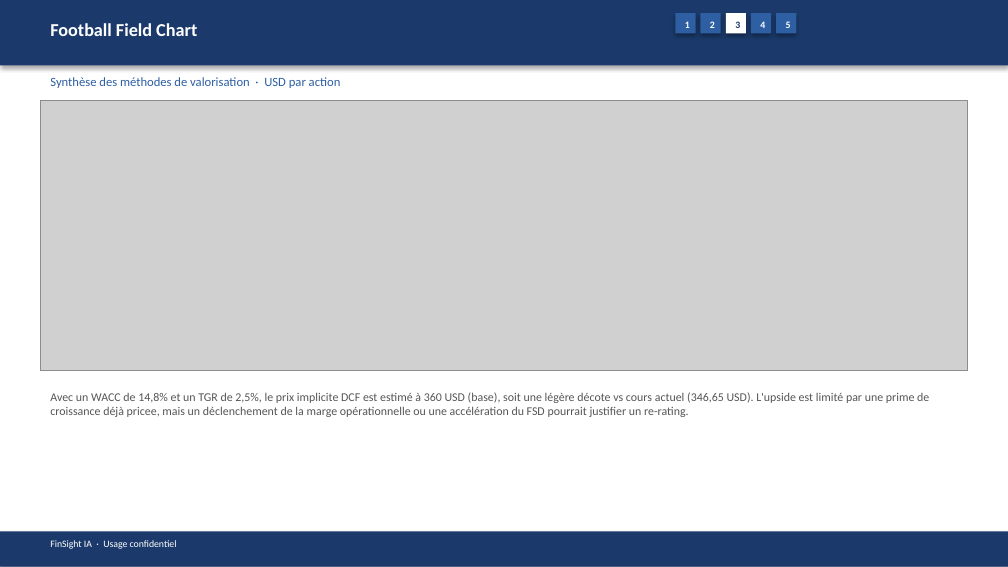
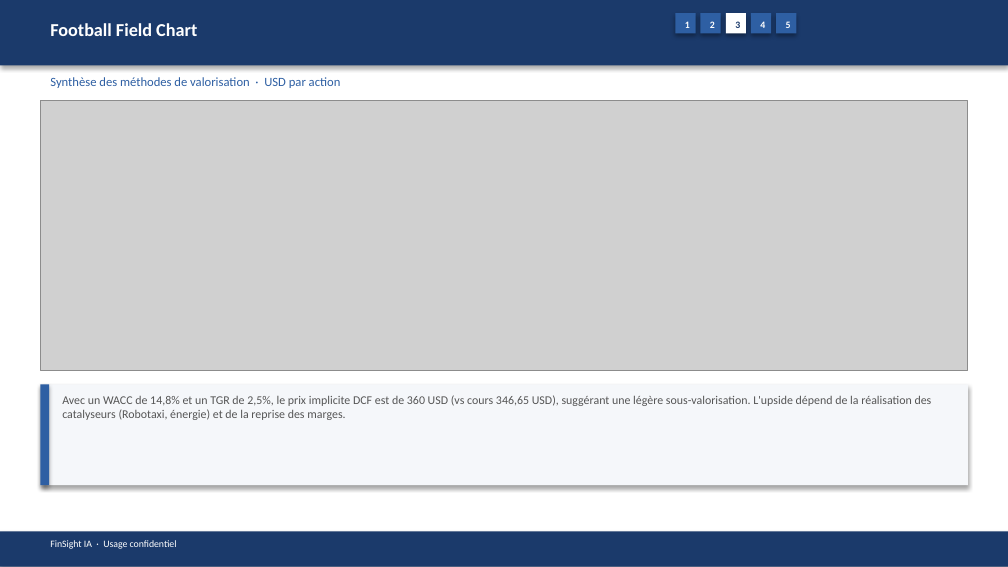
Before and after one commit to baptistejeh07-art/finsight-ia, a slide deck: slide 14 of preview/TSLA/TSLA_pitchbook.pptx. Drawn at 1008x567 pixels with LibreOffice and Linux fonts; fonts in the diff are those of the drawing; grey boxes stand for pictures. Boxes give left, top, right and bottom in pixels: in the first picture for what was removed or moved away, otherwise in the second. Text is boxed around its words. In the diff, an @@ line names an element or a change of style, - is before the commit and + after.

```diff
--- a/preview/TSLA/TSLA_pitchbook.pptx
+++ b/preview/TSLA/TSLA_pitchbook.pptx
@@ rectangle added at box(40, 384, 968, 485), fill #F5F7FA @@
@@ rectangle added at box(40, 384, 49, 485), fill #2E5FA3 @@
@@ text at box(62, 395, 932, 420): text changed @@
-Avec un WACC de 14,8% et un TGR de 2,5%, le prix implicite DCF est estimé à 360 USD (base), soit une légère décote vs cours actuel (346,65 USD). L'upside est limité par une prime de croissance déjà pricee, mais un déclenchement de la marge opérationnelle ou une accélération du FSD pourrait justifier un re-rating.
+Avec un WACC de 14,8% et un TGR de 2,5%, le prix implicite DCF est de 360 USD (vs cours 346,65 USD), suggérant une légère sous-valorisation. L'upside dépend de la réalisation des catalyseurs (Robotaxi, énergie) et de la reprise des marges.
```
Also in this commit, not shown: 17 other slides changed, 4 other files.
